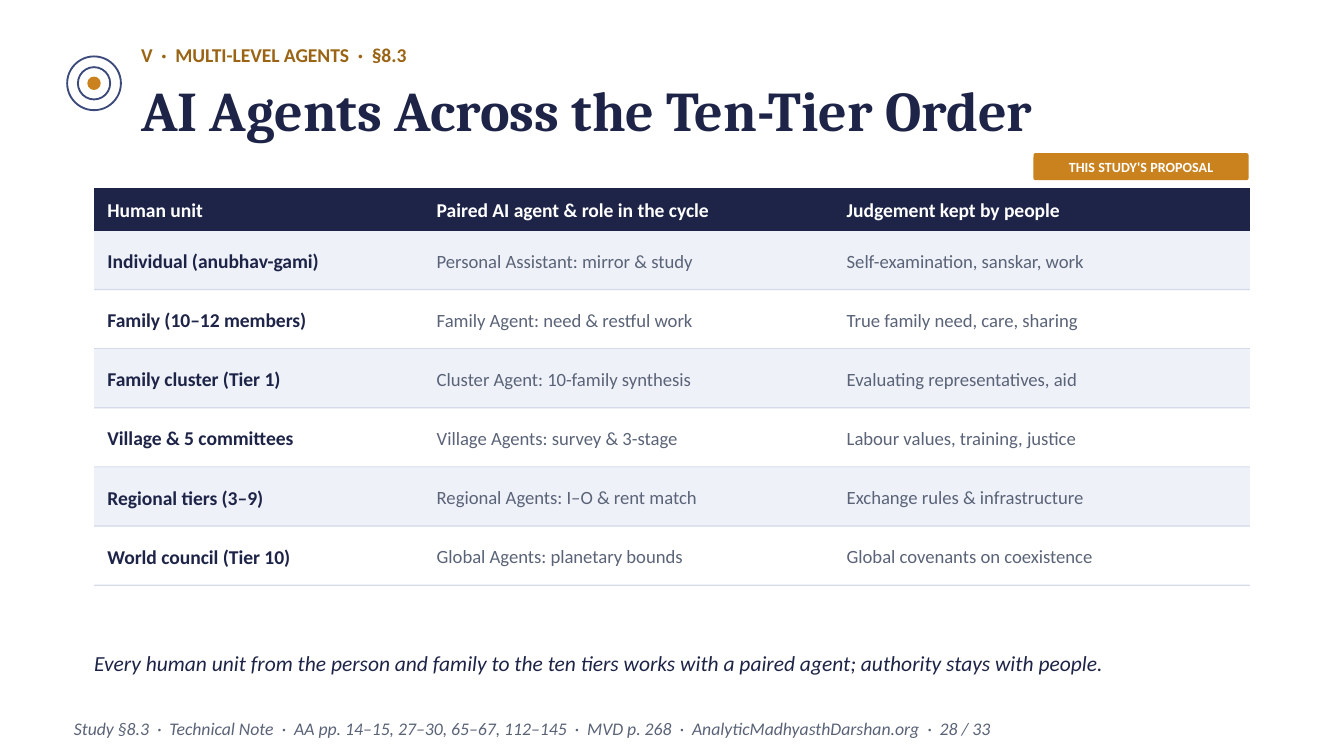
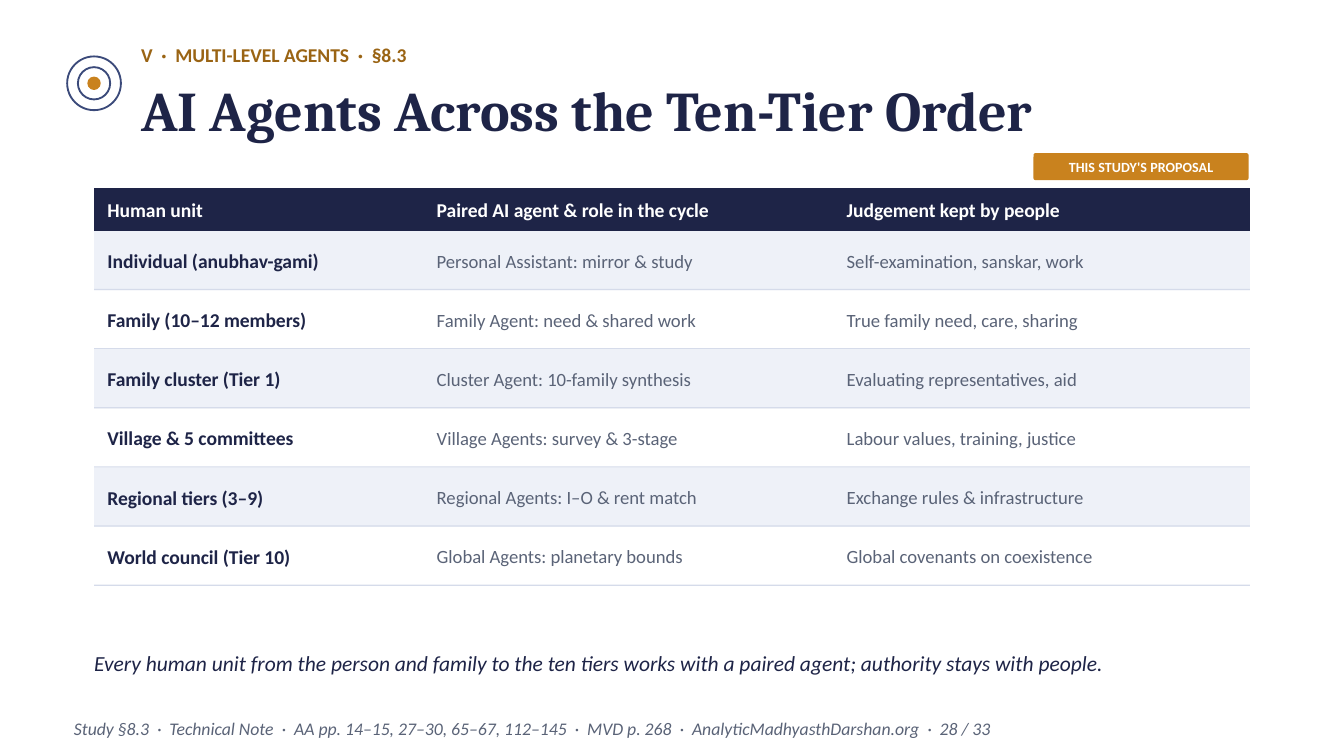
Before and after one commit to raghavamohan/AnalyticMadhyasthDarshan, a slide deck: slide 28 of Studies/Prosperity-Economics-And-Right-Use/Prosperity-Economics-And-Right-Use-Madhyasth-Darshan.pptx. Drawn at 1344x756 pixels with LibreOffice and Linux fonts; fonts in the diff are those of the drawing. Boxes give left, top, right and bottom in pixels: in the first picture for what was removed or moved away, otherwise in the second. Text is boxed around its words. In the diff, an @@ line names an element or a change of style, - is before the commit and + after.

```diff
--- a/Studies/Prosperity-Economics-And-Right-Use/Prosperity-Economics-And-Right-Use-Madhyasth-Darshan.pptx
+++ b/Studies/Prosperity-Economics-And-Right-Use/Prosperity-Economics-And-Right-Use-Madhyasth-Darshan.pptx
@@ text at (437, 314, 696, 330): text changed @@
-Family Agent: need & restful work
+Family Agent: need & shared work
```
Also in this commit, not shown: 6 other slides changed, 14 other files.
